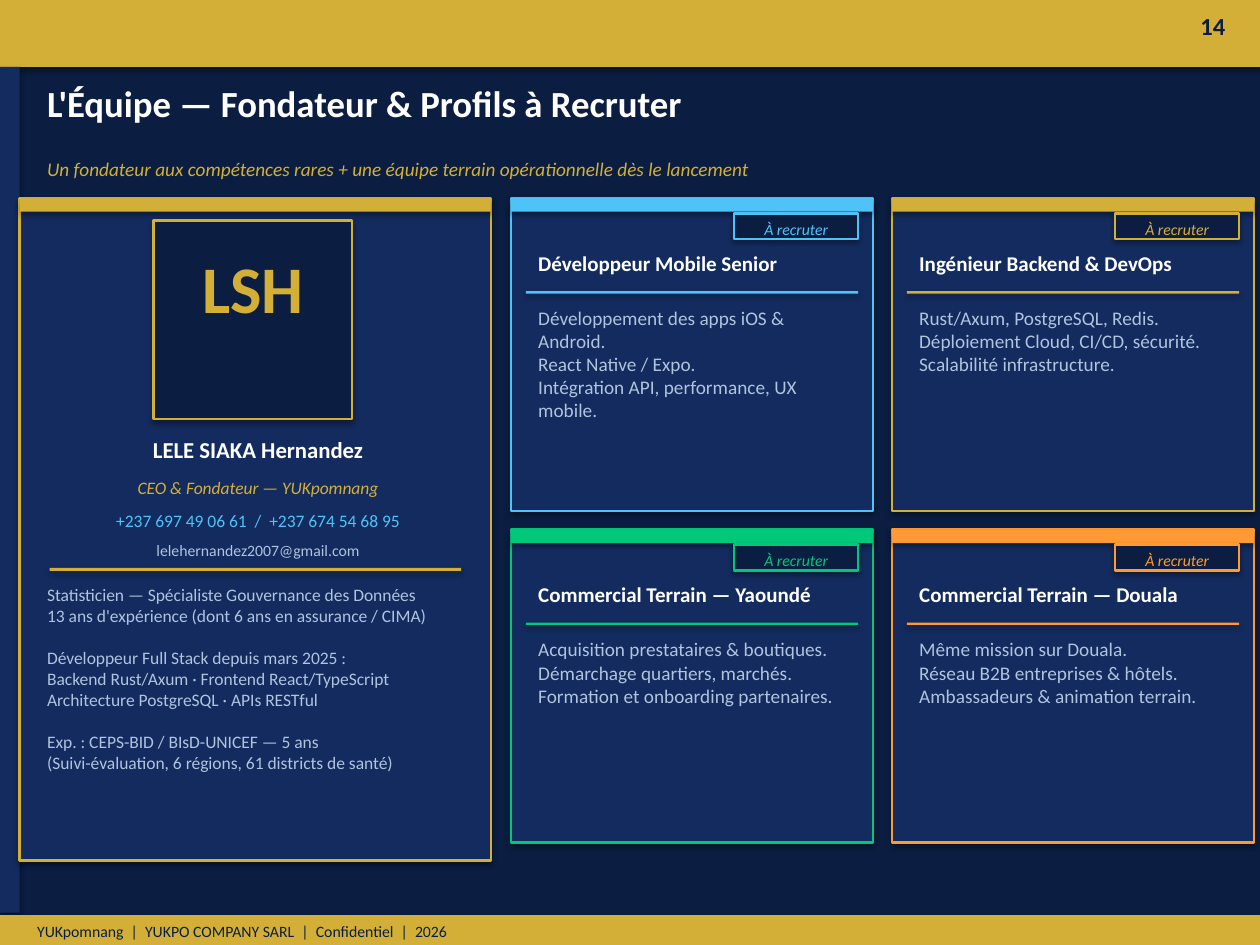
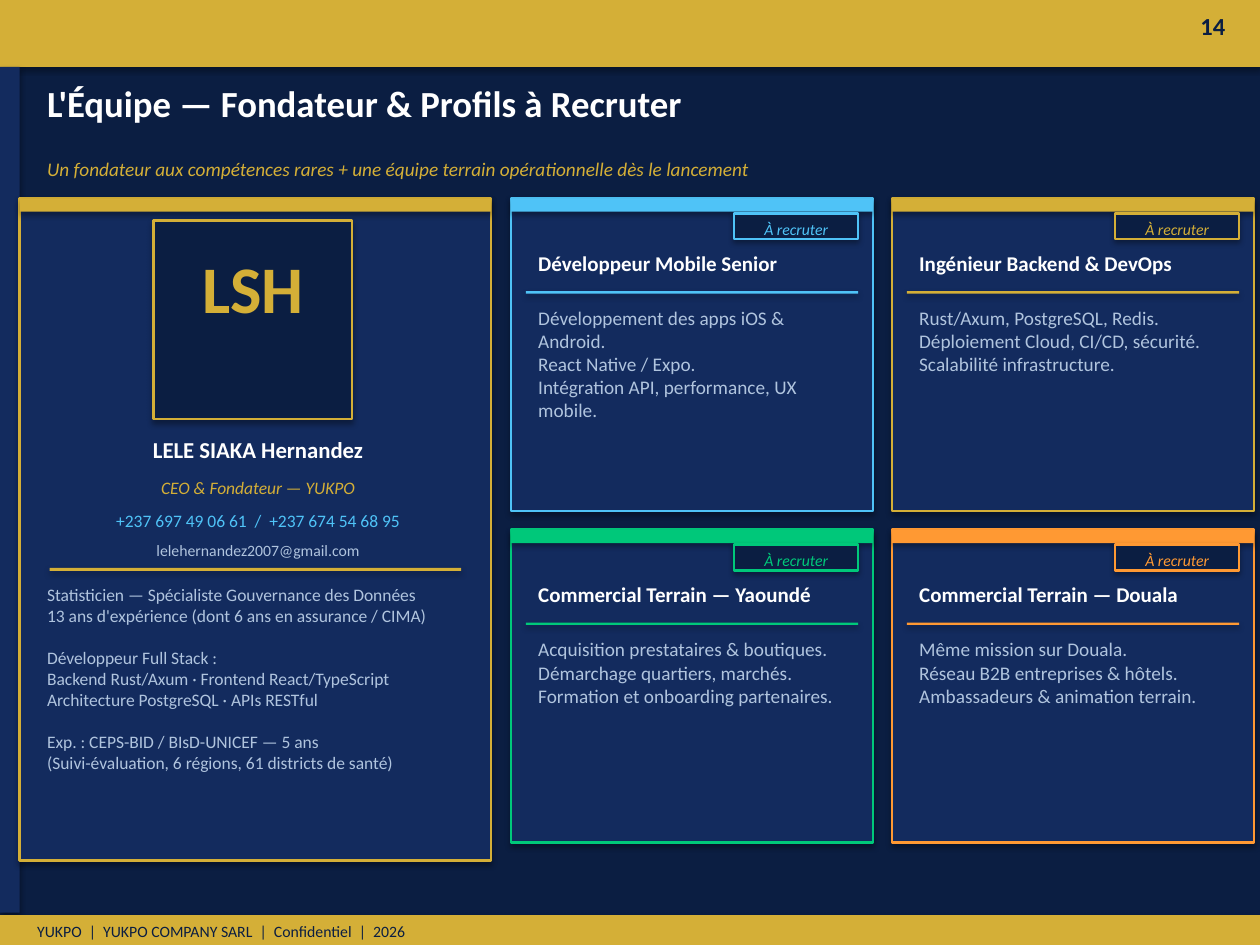
Before and after one commit to Her50/yukpo4, a slide deck: slide 14 of Yukpo_Investisseur_Presentation_Boardroom.pptx. Drawn at 1260x945 pixels with LibreOffice and Linux fonts; fonts in the diff are those of the drawing. Boxes give left, top, right and bottom in pixels: in the first picture for what was removed or moved away, otherwise in the second. Text is boxed around its words. In the diff, an @@ line names an element or a change of style, - is before the commit and + after.

```diff
--- a/Yukpo_Investisseur_Presentation_Boardroom.pptx
+++ b/Yukpo_Investisseur_Presentation_Boardroom.pptx
@@ text at [161,482,355,494]: text changed @@
-CEO & Fondateur — YUKpomnang
+CEO & Fondateur — YUKPO
@@ text at [47,589,426,772]: text changed @@
-Statisticien — Spécialiste Gouvernance des Données
-13 ans d'expérience (dont 6 ans en assurance / CIMA)
-Développeur Full Stack depuis mars 2025 :
-Backend Rust/Axum · Frontend React/TypeScript
-Architecture PostgreSQL · APIs RESTful
-Exp. : CEPS-BID / BIsD-UNICEF — 5 ans
-(Suivi-évaluation, 6 régions, 61 districts de santé)
+Statisticien — Spécialiste Gouvernance des Données
+13 ans d'expérience (dont 6 ans en assurance / CIMA)
+Développeur Full Stack :
+Backend Rust/Axum · Frontend React/TypeScript
+Architecture PostgreSQL · APIs RESTful
+Exp. : CEPS-BID / BIsD-UNICEF — 5 ans
+(Suivi-évaluation, 6 régions, 61 districts de santé)
@@ text at [37,926,405,937]: text changed @@
-YUKpomnang | YUKPO COMPANY SARL | Confidentiel | 2026
+YUKPO | YUKPO COMPANY SARL | Confidentiel | 2026
```
Also in this commit, not shown: 14 other slides changed, 1 slide added, 1 slide removed, 3 other files.
